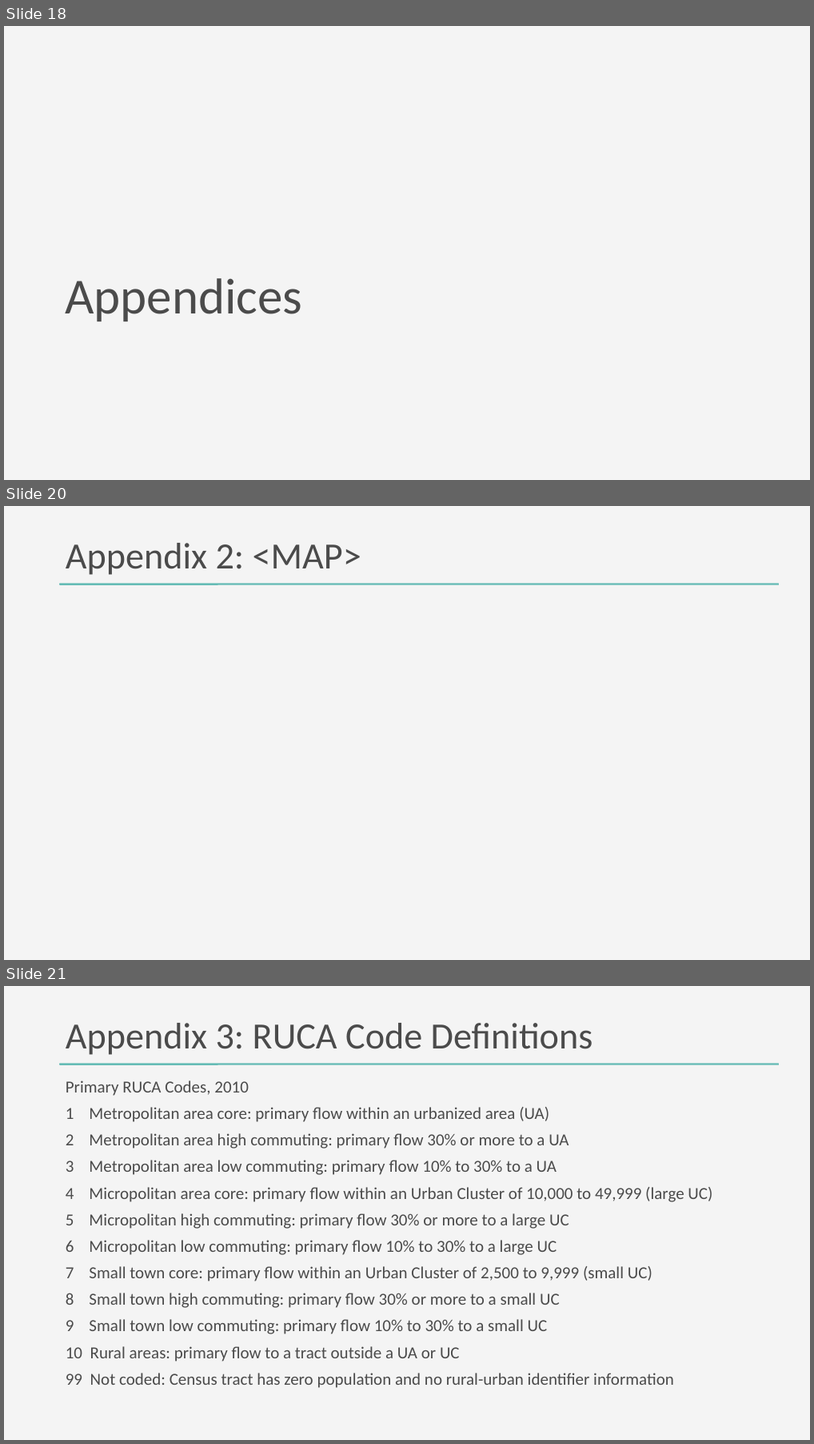
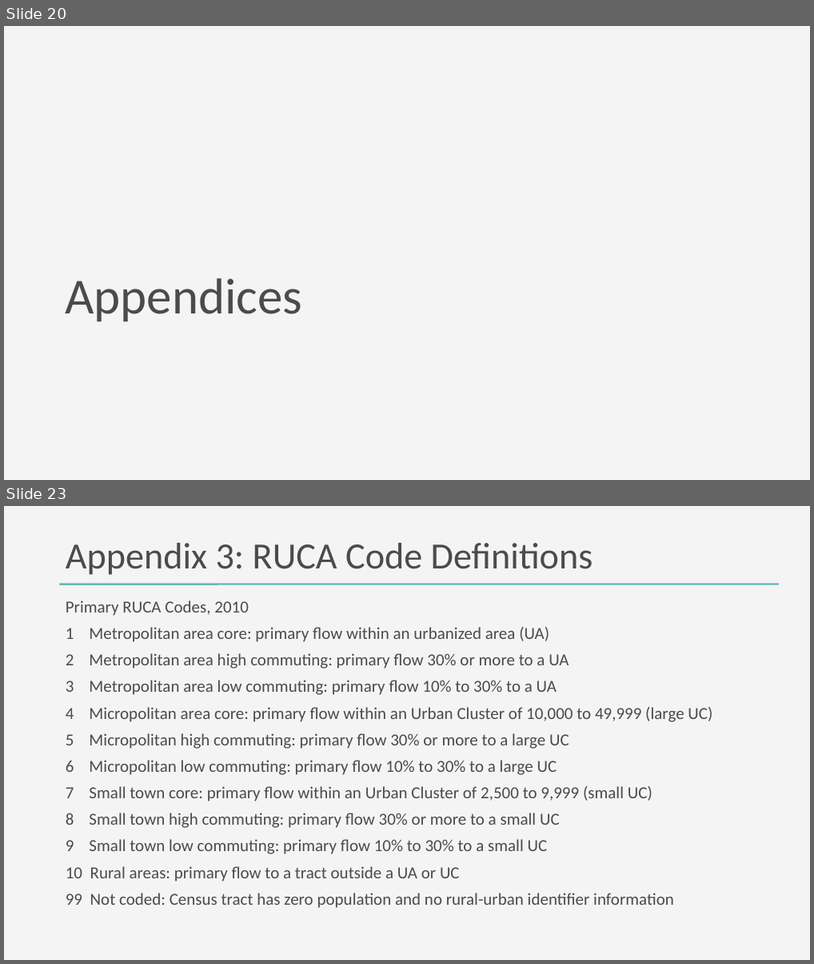
Before and after one commit to DanteHaywood/cfc_ds_screen, a slide deck: doc/2020_11_25_cfc_ds_technical_screen_haywood.pptx. Shown one above the other, each under a label of ours: slides 18, 20 and 21 before the commit, slides 20 and 23 after it; the slides between them are not shown. The pictures are 814x1444 and 814x964 pixels, drawn with LibreOffice and Linux fonts; fonts in the diff are those of the drawing. Boxes give left, top, right and bottom in pixels: in the first picture for what was removed or moved away, otherwise in the second. Text is boxed around its words. In the diff, an @@ line names an element or a change of style, - is before the commit and + after.

```diff
--- a/doc/2020_11_25_cfc_ds_technical_screen_haywood.pptx
+++ b/doc/2020_11_25_cfc_ds_technical_screen_haywood.pptx
@@ slide 20 removed at (4, 506, 810, 960), background #F4F4F4; not listed: 1 template element that a slide beside it also shows @@
@@ title removed at (66, 543, 362, 575) @@
-Appendix 2: <MAP>
@@ what was slide 18 is now slide 20 @@
@@ what was slide 21 is now slide 23 @@
```
Also in this commit, not shown: 10 slides changed, 3 slides added, 6 other files.
